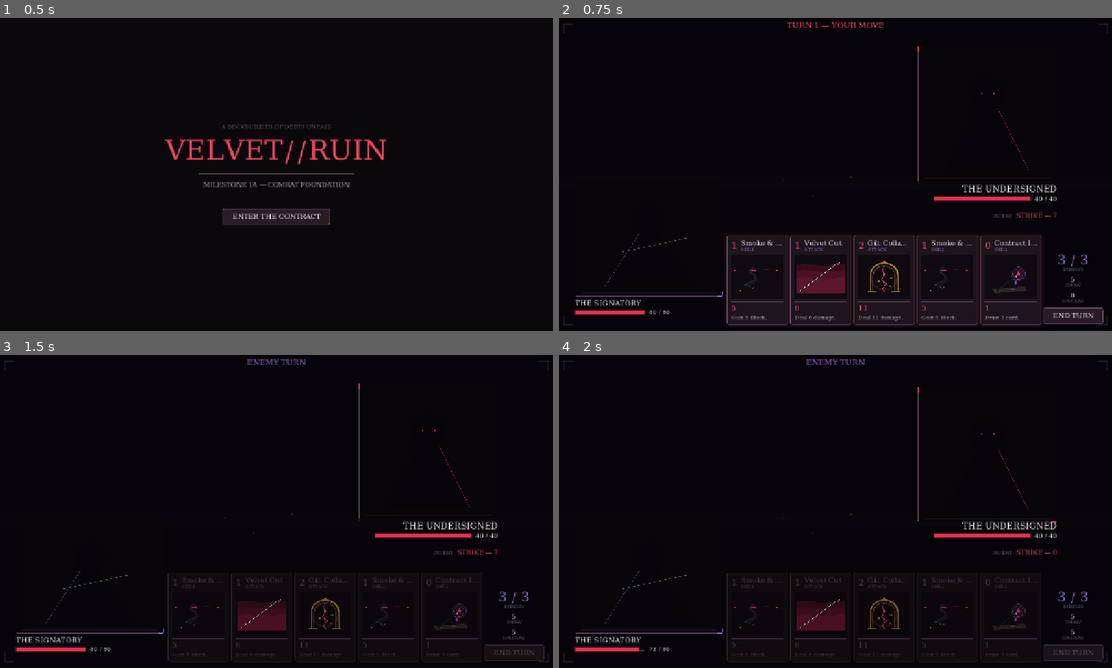
Above: before the commit, frames 1-4 (two rows, left to right).
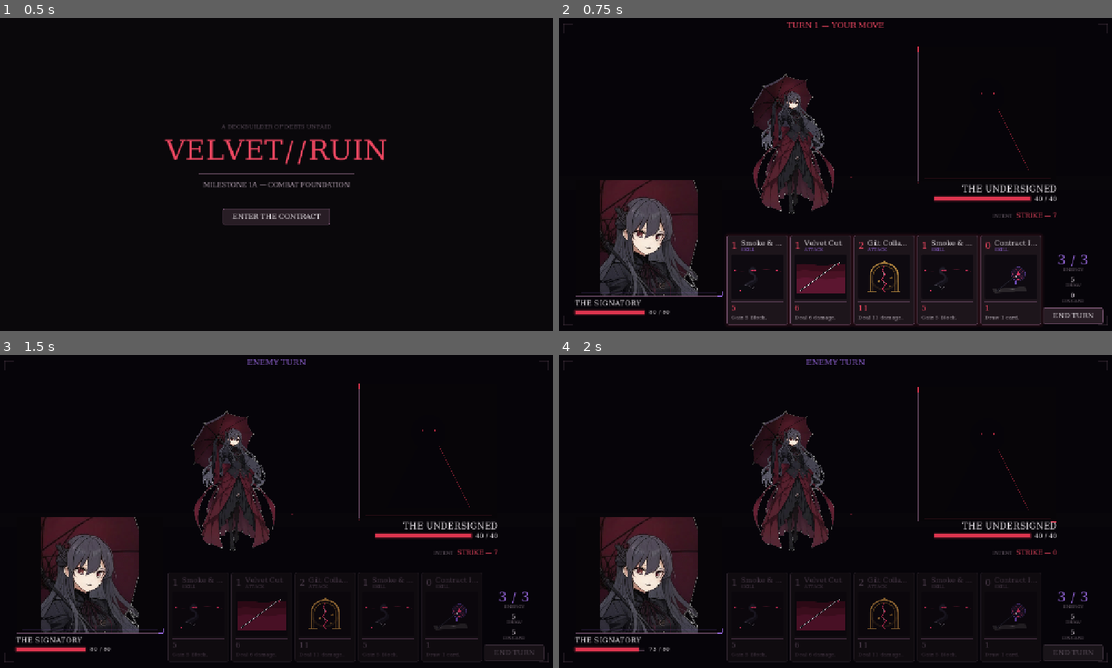
Above: after the commit, the same moments.

Repository: lainarchive/velvet-ruin
Game: Godot game, scene res://scenes/Main.tscn
The game is run twice, just before and just after one commit, with the same random seed, the same clock (stepped at 60 frames per second) and the same inputs.
Inputs:
- Up to frame 1 (0.5 s): no input
- Up to frame 2 (0.75 s): click "ENTER THE CONTRACT" at 0.5 s
- Up to frame 3 (1.5 s): click "END TURN" at 1.25 s
- Up to frame 4 (2 s): no input

Frame 1 is identical in both runs. In frame 2, 9.0% of the frame differs, in the area x 7-50%, y 17-89%; in frame 3, 9.0%; in frame 4, 9.0%.

Commit message:
feat: integrate Signatory character art

Diff:
--- a/scenes/Combat.tscn
+++ b/scenes/Combat.tscn
@@ -1,10 +1,11 @@
-[gd_scene load_steps=8 format=3]
+[gd_scene load_steps=9 format=3]
 
 [ext_resource type="Script" path="res://scripts/combat_ui.gd" id="1_ctrl"]
 [ext_resource type="Theme" path="res://ui/velvet_theme.tres" id="2_theme"]
 [ext_resource type="Script" path="res://scripts/portrait_frame.gd" id="3_portrait"]
 [ext_resource type="Script" path="res://scripts/backdrop_ornament.gd" id="4_ornament"]
 [ext_resource type="Script" path="res://scripts/stage_ornament.gd" id="5_stage"]
+[ext_resource type="Texture2D" path="res://assets/art/characters/protagonist/signatory_full.png" id="6_signatory"]
 
 [sub_resource type="StyleBoxFlat" id="sb_fill_back"]
 bg_color = Color(0.055, 0.039, 0.063, 1)
@@ -59,6 +60,17 @@
 mouse_filter = 2
 script = ExtResource("5_stage")
 
+[node name="SignatoryFigure" type="TextureRect" parent="."]
+layout_mode = 0
+offset_left = 424.0
+offset_top = 110.0
+offset_right = 664.0
+offset_bottom = 470.0
+mouse_filter = 2
+texture = ExtResource("6_signatory")
+expand_mode = 1
+stretch_mode = 5
+
 [node name="TurnLabel" type="Label" parent="."]
 unique_name_in_owner = true
 layout_mode = 1
--- a/scripts/combat_ui.gd
+++ b/scripts/combat_ui.gd
@@ -36,7 +36,7 @@
 
 const PORTRAIT_TEXTURES := {
 	"%EnemyPortrait": "res://assets/portraits/undersigned.png",
-	"%PlayerPortrait": "res://assets/portraits/protagonist.png",
+	"%PlayerPortrait": "res://assets/art/characters/protagonist/signatory_bust.png",
 }
 
 func _ready() -> void:
Binary file added: assets/art/characters/protagonist/signatory_bust.png
Not shown, added: assets/art/characters/protagonist/signatory_bust.png.import
Binary file added: assets/art/characters/protagonist/signatory_full.png
Not shown, added: assets/art/characters/protagonist/signatory_full.png.import
